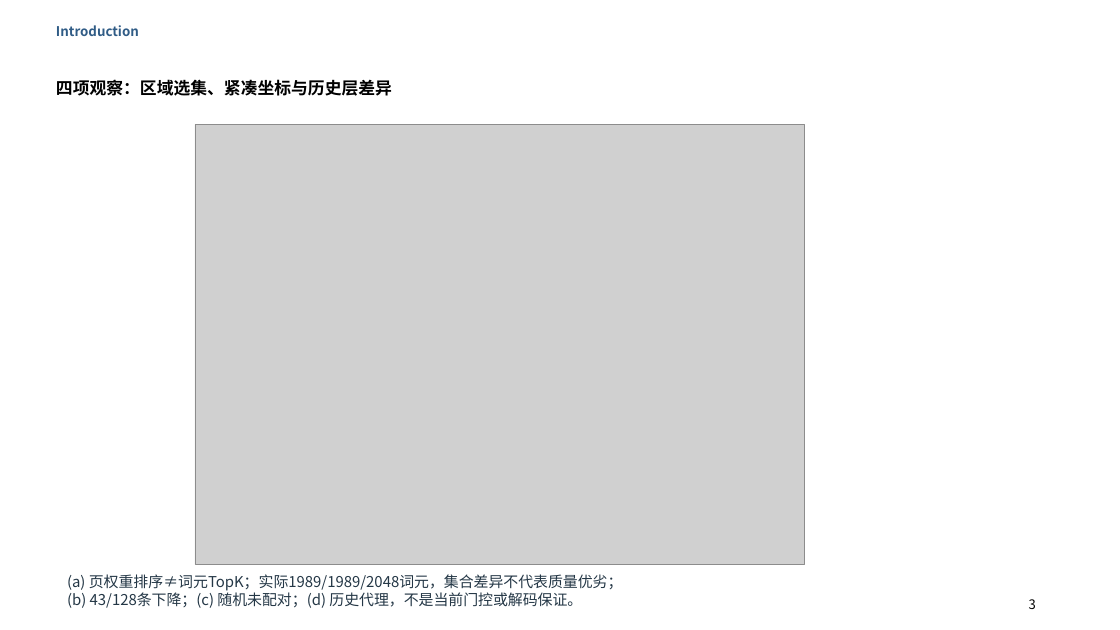
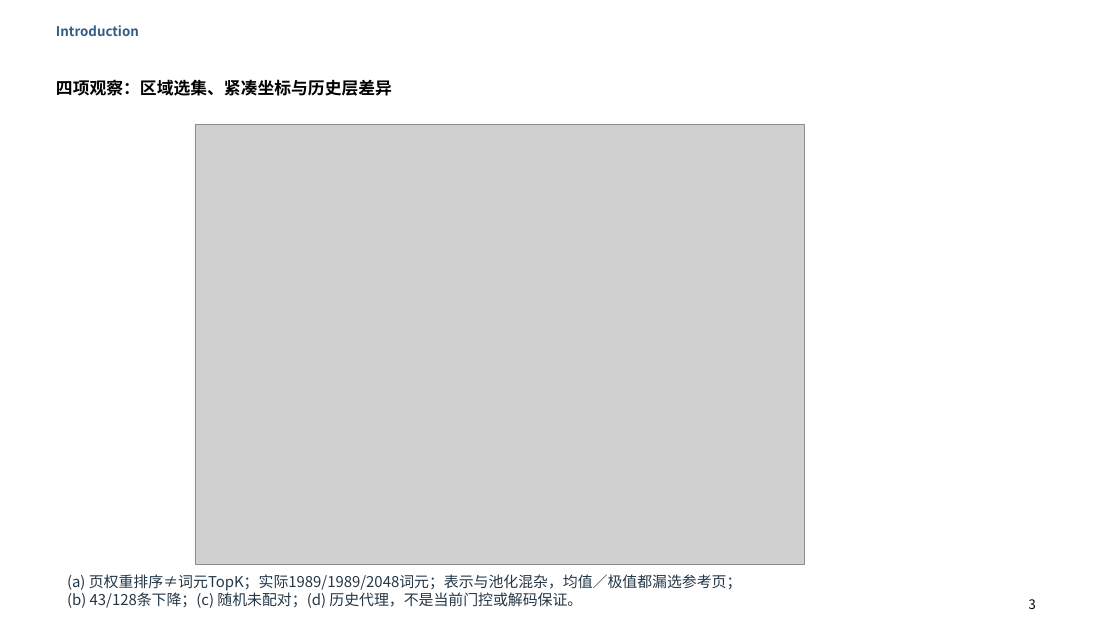
Before and after one commit to Chosen-David/two-level-attention, a slide deck: slide 3 of agent_doc/advice/dac_manuscript/presentation/TwoLevel_UserEdited_20261014.pptx. Drawn at 1120x630 pixels with LibreOffice and Linux fonts; fonts in the diff are those of the drawing; grey boxes stand for pictures. Boxes give left, top, right and bottom in pixels: in the first picture for what was removed or moved away, otherwise in the second. Text is boxed around its words. In the diff, an @@ line names an element or a change of style, - is before the commit and + after.

```diff
--- a/agent_doc/advice/dac_manuscript/presentation/TwoLevel_UserEdited_20261014.pptx
+++ b/agent_doc/advice/dac_manuscript/presentation/TwoLevel_UserEdited_20261014.pptx
@@ text at (x1=67, y1=574, x2=742, y2=608): text changed @@
-(a) 页权重排序≠词元TopK；实际1989/1989/2048词元，集合差异不代表质量优劣；
-(b) 43/128条下降；(c) 随机未配对；(d) 历史代理，不是当前门控或解码保证。
+(a) 页权重排序≠词元TopK；实际1989/1989/2048词元；表示与池化混杂，均值／极值都漏选参考页；
+(b) 43/128条下降；(c) 随机未配对；(d) 历史代理，不是当前门控或解码保证。
```
Also in this commit, not shown: 1 other slide changed, 9 other files.
